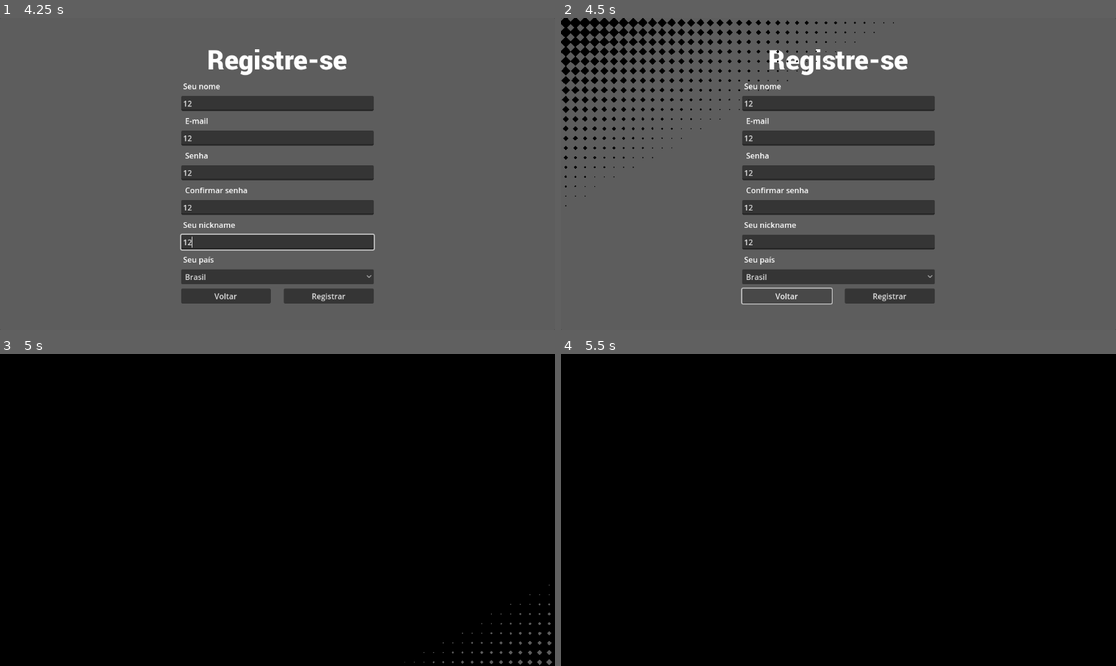
Above: before the commit, frames 1-4 (two rows, left to right).
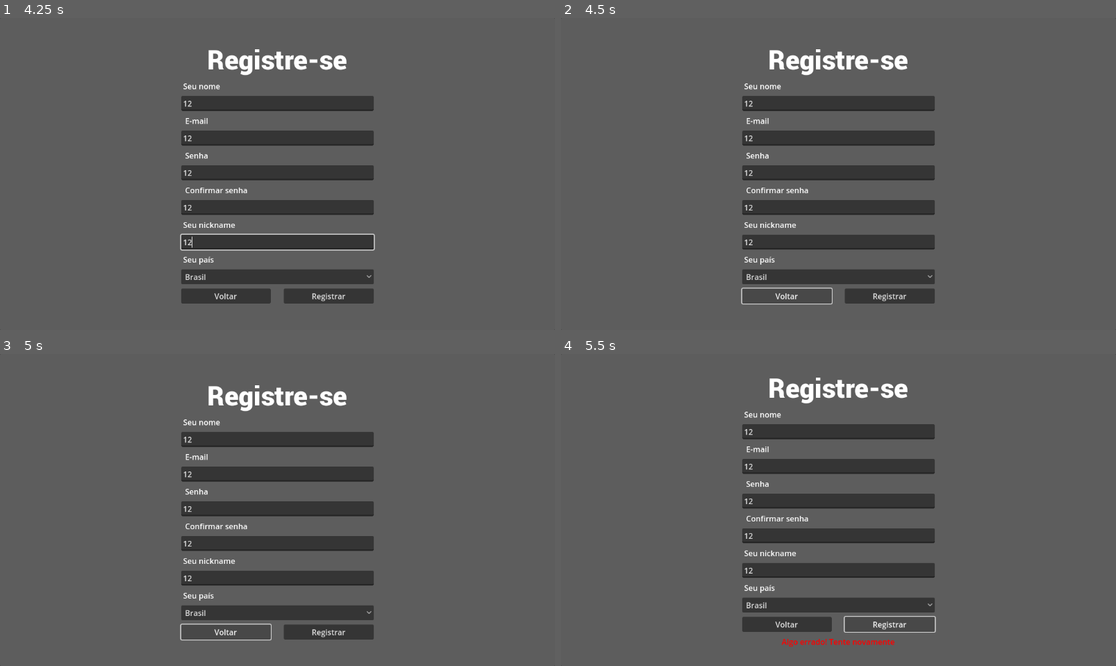
Above: after the commit, the same moments.

Repository: Jeday03/DCC060---Banco-de-Dados
Game: Godot game, scene res://Paginas/TelaLogin.tscn
Two runs of this game, one before a commit and one after it. Both use one fixed random seed, a clock stepped at 60 frames per second and the inputs below.
Inputs (mouse positions are in pixels of both pictures, inside the frame that each line leads up to):
- Up to frame 1 (4.25 s): click (277, 174) at 0.52 s; type "12" at 0.6 s; click (277, 208) at 0.75 s; type "12" at 0.83 s; click "Registrar" at 1.25 s; click "Entrar" at 2 s; click (277, 102) at 2.77 s; type "12" at 2.85 s; click (277, 139) at 3 s; type "12" at 3.08 s; click (277, 174) at 3.23 s; type "12" at 3.32 s; click (277, 208) at 3.52 s; type "12" at 3.6 s; click (277, 242) at 3.75 s; type "12" at 3.83 s
- Up to frame 2 (4.5 s): click "Voltar" at 4.25 s
- Up to frame 3 (5 s): no input
- Up to frame 4 (5.5 s): click "Registrar" at 5 s

Frame 1 is identical in both runs. In frame 2, 3.5% of the frame differs, in the area x 0-60%, y 0-61%; in frame 3, 100%; in frame 4, 100%, in the area x 0-100%, y 0-100%.

Commit message:
Carrinho de compras e amizade

Diff:
--- a/Frontend/steam-bd/Paginas/Aplicacao.tscn
+++ b/Frontend/steam-bd/Paginas/Aplicacao.tscn
@@ -7,6 +7,7 @@
 [ext_resource type="Script" uid="uid://cl5lpjhbq568d" path="res://Src/CarrinhoUI.gd" id="5_oynkd"]
 [ext_resource type="PackedScene" uid="uid://cenb451jnm8np" path="res://Paginas/Subpaginas/sistema_de_compra.tscn" id="6_54tox"]
 [ext_resource type="PackedScene" uid="uid://djftmrhmcn3hc" path="res://Paginas/Subpaginas/pagina_jogo.tscn" id="8_24qr2"]
+[ext_resource type="Script" uid="uid://bgn855iukrmv8" path="res://Src/PaginaAmigo.gd" id="8_oynkd"]
 
 [sub_resource type="StyleBoxFlat" id="StyleBoxFlat_4wtlq"]
 content_margin_left = 0.0
@@ -20,6 +21,18 @@
 corner_radius_bottom_left = 3
 corner_detail = 5
 
+[sub_resource type="StyleBoxFlat" id="StyleBoxFlat_24qr2"]
+content_margin_left = 0.0
+content_margin_top = 0.0
+content_margin_right = 0.0
+content_margin_bottom = 0.0
+bg_color = Color(0.09803922, 0.16470589, 0.22352941, 1)
+corner_radius_top_left = 3
+corner_radius_top_right = 3
+corner_radius_bottom_right = 3
+corner_radius_bottom_left = 3
+corner_detail = 5
+
 [node name="Control" type="Control"]
 layout_mode = 3
 anchors_preset = 15
@@ -143,6 +156,7 @@
 text = "Carrinho"
 
 [node name="SistemaDeCompra" parent="TabContainer/Loja" instance=ExtResource("6_54tox")]
+visible = false
 layout_mode = 1
 
 [node name="PaginaJogo" parent="TabContainer/Loja" instance=ExtResource("8_24qr2")]
@@ -168,7 +182,62 @@
 [node name="Amigos" type="Panel" parent="TabContainer/Perfil"]
 visible = false
 layout_mode = 2
+theme_override_styles/panel = SubResource("StyleBoxFlat_24qr2")
+script = ExtResource("8_oynkd")
 metadata/_tab_index = 2
+
+[node name="MarginContainer" type="MarginContainer" parent="TabContainer/Perfil/Amigos"]
+layout_mode = 1
+anchors_preset = 15
+anchor_right = 1.0
+anchor_bottom = 1.0
+grow_horizontal = 2
+grow_vertical = 2
+theme_override_constants/margin_left = 40
+theme_override_constants/margin_top = 40
+theme_override_constants/margin_right = 40
+theme_override_constants/margin_bottom = 40
+
+[node name="VBoxContainer" type="VBoxContainer" parent="TabContainer/Perfil/Amigos/MarginContainer"]
+layout_mode = 2
+theme_override_constants/separation = 18
+
+[node name="Control" type="Control" parent="TabContainer/Perfil/Amigos/MarginContainer/VBoxContainer"]
+custom_minimum_size = Vector2(0, 80)
+layout_mode = 2
+
+[node name="LineEdit" type="LineEdit" parent="TabContainer/Perfil/Amigos/MarginContainer/VBoxContainer/Control"]
+layout_mode = 1
+anchors_preset = 10
+anchor_right = 1.0
+offset_bottom = 31.0
+grow_horizontal = 2
+placeholder_text = "Escreva aqui o nickname do usuário"
+
+[node name="Button" type="Button" parent="TabContainer/Perfil/Amigos/MarginContainer/VBoxContainer/Control"]
+layout_mode = 1
+anchors_preset = 7
+anchor_left = 0.5
+anchor_top = 1.0
+anchor_right = 0.5
+anchor_bottom = 1.0
+offset_left = -4.0
+offset_top = -8.0
+offset_right = 4.0
+grow_horizontal = 2
+grow_vertical = 0
+text = "Adicionar amigo"
+
+[node name="ScrollContainer" type="ScrollContainer" parent="TabContainer/Perfil/Amigos/MarginContainer/VBoxContainer"]
+layout_mode = 2
+size_flags_vertical = 3
+
+[node name="VBoxContainer" type="VBoxContainer" parent="TabContainer/Perfil/Amigos/MarginContainer/VBoxContainer/ScrollContainer"]
+layout_mode = 2
+size_flags_horizontal = 3
+theme_override_constants/separation = 14
 
 [connection signal="draw" from="TabContainer/Loja/LojaPrincipal/PrincipalTab/Principal" to="TabContainer/Loja/LojaPrincipal/PrincipalTab/Principal" method="_on_draw"]
 [connection signal="draw" from="TabContainer/Loja/LojaPrincipal/PrincipalTab/Dos Amigos" to="TabContainer/Loja/LojaPrincipal/PrincipalTab/Dos Amigos" method="_on_draw"]
+[connection signal="pressed" from="TabContainer/Loja/LojaPrincipal/HBoxContainer/Button" to="TabContainer/Loja/LojaPrincipal/HBoxContainer" method="pagar_compra"]
+[connection signal="pressed" from="TabContainer/Perfil/Amigos/MarginContainer/VBoxContainer/Control/Button" to="TabContainer/Perfil/Amigos" method="adicionar_amigo_pressed"]
--- a/Frontend/steam-bd/Paginas/Subpaginas/sistema_de_compra.tscn
+++ b/Frontend/steam-bd/Paginas/Subpaginas/sistema_de_compra.tscn
@@ -47,6 +47,7 @@
 anchor_bottom = 1.0
 grow_horizontal = 2
 grow_vertical = 2
+script = ExtResource("1_78a7v")
 
 [node name="Panel" type="Panel" parent="."]
 layout_mode = 1
@@ -68,7 +69,6 @@
 theme_override_constants/margin_top = 20
 theme_override_constants/margin_right = 20
 theme_override_constants/margin_bottom = 20
-script = ExtResource("1_78a7v")
 
 [node name="HBoxContainer" type="HBoxContainer" parent="MarginContainer"]
 layout_mode = 2
@@ -143,3 +143,32 @@
 size_flags_horizontal = 4
 size_flags_vertical = 4
 text = "Finalizar Compra"
+
+[node name="Label3" type="Label" parent="MarginContainer/HBoxContainer/Panel2/VBoxContainer"]
+visible = false
+layout_mode = 2
+theme_override_colors/font_color = Color(0.26049995, 1, 0.13, 1)
+theme_override_fonts/font = ExtResource("1_d0inf")
+theme_override_font_sizes/font_size = 24
+text = "Compra finalizada"
+horizontal_alignment = 1
+
+[node name="Label4" type="Label" parent="MarginContainer/HBoxContainer/Panel2/VBoxContainer"]
+visible = false
+layout_mode = 2
+theme_override_colors/font_color = Color(1, 0.13, 0.13, 1)
+theme_override_fonts/font = ExtResource("1_d0inf")
+theme_override_font_sizes/font_size = 24
+text = "Tente novamente!"
+horizontal_alignment = 1
+
+[node name="Button2" type="Button" parent="MarginContainer/HBoxContainer/Panel2/VBoxContainer"]
+layout_mode = 2
+size_flags_horizontal = 4
+size_flags_vertical = 4
+text = "Voltar"
+
+[connection signal="pressed" from="MarginContainer/HBoxContainer/Panel2/VBoxContainer/Button" to="." method="terminar_compra_pressed"]
+[connection signal="pressed" from="MarginContainer/HBoxContainer/Panel2/VBoxContainer/Button" to="MarginContainer" method="terminar_compra_pressed"]
+[connection signal="pressed" from="MarginContainer/HBoxContainer/Panel2/VBoxContainer/Button2" to="." method="voltar_pressed"]
+[connection signal="pressed" from="MarginContainer/HBoxContainer/Panel2/VBoxContainer/Button2" to="MarginContainer" method="voltar_pressed"]
--- /dev/null
+++ b/Frontend/steam-bd/Prefabs/panel_amigo.tscn
@@ -0,0 +1,33 @@
+[gd_scene load_steps=3 format=3 uid="uid://bh6045w6hindy"]
+
+[ext_resource type="Script" uid="uid://b6ch1eukpq003" path="res://Src/PanelAmigo.gd" id="1_j2cru"]
+
+[sub_resource type="StyleBoxFlat" id="StyleBoxFlat_54tox"]
+content_margin_left = 0.0
+content_margin_top = 0.0
+content_margin_right = 0.0
+content_margin_bottom = 0.0
+bg_color = Color(0.84, 0.84, 0.84, 0.6)
+corner_radius_top_left = 3
+corner_radius_top_right = 3
+corner_radius_bottom_right = 3
+corner_radius_bottom_left = 3
+corner_detail = 5
+
+[node name="PanelAmigo" type="Panel"]
+custom_minimum_size = Vector2(0, 69)
+offset_right = 579.0
+offset_bottom = 69.0
+theme_override_styles/panel = SubResource("StyleBoxFlat_54tox")
+script = ExtResource("1_j2cru")
+
+[node name="Label" type="Label" parent="."]
+layout_mode = 1
+anchors_preset = 15
+anchor_right = 1.0
+anchor_bottom = 1.0
+grow_horizontal = 2
+grow_vertical = 2
+text = "fdafdaf"
+horizontal_alignment = 1
+vertical_alignment = 1
--- a/Frontend/steam-bd/Src/CarrinhoCompras.gd
+++ b/Frontend/steam-bd/Src/CarrinhoCompras.gd
@@ -10,7 +10,9 @@
 
 func remover(id):
 	listaIds.erase(id)
+	alterouLista.emit(listaIds.size())
+
 
 func finalizarCompra():
-
-	pass
+	listaIds.clear()
+	alterouLista.emit(0)
--- a/Frontend/steam-bd/Src/CarrinhoUI.gd
+++ b/Frontend/steam-bd/Src/CarrinhoUI.gd
@@ -1,9 +1,13 @@
 extends HBoxContainer
 
 @onready var label: Label = $Label
+@onready var sistema_de_compra: SistemaDeCompra = $"../../SistemaDeCompra"
 
 func _ready() -> void:
 	CarrinhoCompras.alterouLista.connect(atualizaLabel)
 
 func atualizaLabel(valor : int):
 	label.text = str(valor) + " itens"
+
+func pagar_compra() -> void:
+	sistema_de_compra.abrir()
--- /dev/null
+++ b/Frontend/steam-bd/Src/PaginaAmigo.gd
@@ -0,0 +1,32 @@
+extends Panel
+
+@onready var amigoContainer: VBoxContainer = $MarginContainer/VBoxContainer/ScrollContainer/VBoxContainer
+const PANEL_AMIGO = preload("uid://bh6045w6hindy")
+@onready var line_nickname: LineEdit = $MarginContainer/VBoxContainer/Control/LineEdit
+
+var carregado = false
+
+func _draw() -> void:
+	if carregado: return
+	carregado = true
+	var url = Controller.url + "/users/" + str(Controller.id_usuario) + "/friends"
+	NetworkManager.make_request(url, drawAmigos, HTTPClient.METHOD_GET, [], '')
+
+func drawAmigos(result, code, headers, body):
+	var data = NetworkManager.returnData(body)
+	for a in data:
+		var p : PanelAmigo = PANEL_AMIGO.instantiate() as PanelAmigo
+		amigoContainer.add_child(p)
+		p.setup(a['nickname'])
+
+func adicionar_amigo_pressed() -> void:
+	var body = {
+		"nickname": line_nickname.text
+	}
+	var url = Controller.url + "/users/" + str(Controller.id_usuario) + "/friends"
+	NetworkManager.make_request(url, adicionouAmigo, HTTPClient.METHOD_POST, ["Content-Type: application/json"], JSON.stringify(body))
+
+func adicionouAmigo(result, code, headers, body):
+	if code == 201:
+		var url = Controller.url + "/users/" + str(Controller.id_usuario) + "/friends"
+		NetworkManager.make_request(url, drawAmigos, HTTPClient.METHOD_GET, [], '')
--- /dev/null
+++ b/Frontend/steam-bd/Src/PanelAmigo.gd
@@ -0,0 +1,10 @@
+extends Panel
+class_name PanelAmigo
+
+@onready var label: Label = $Label
+
+func setup(nomeAmigo):
+	if not label:
+		print("Não achei o label")
+		return
+	label.text = nomeAmigo
--- a/Frontend/steam-bd/Src/PanelCompraJogo.gd
+++ b/Frontend/steam-bd/Src/PanelCompraJogo.gd
@@ -6,11 +6,14 @@
 @onready var precoLabel: Label = $HBoxContainer2/Label
 
 func setup(data):
+	print(data)
+	'''
 	id_jogo = data['id_jogo']
 	titulo.text = data['titulo']
 	var precoAtual = Controller.cambio * float(data['preco_dolar'])
 	precoAtual = snapped(precoAtual, 0.01)
 	precoLabel.text = Controller.simbolo_montario + " " + str(precoAtual)
+	'''
 
 func _on_button_pressed() -> void:
 	CarrinhoCompras.remover(id_jogo)
--- a/Frontend/steam-bd/Src/SistemaCompra.gd
+++ b/Frontend/steam-bd/Src/SistemaCompra.gd
@@ -1,22 +1,51 @@
-extends MarginContainer
+extends Control
+class_name SistemaDeCompra
 
-@onready var container: VBoxContainer = $HBoxContainer/Panel/VBoxContainer/MarginContainer/ScrollContainer/VBoxContainer
-@onready var precoTotalLabel: Label = $HBoxContainer/Panel/VBoxContainer/Label2
 const PANEL_COMPRA_JOGO = preload("uid://c8aplugm1rl8w")
+
+@onready var container: VBoxContainer = $MarginContainer/HBoxContainer/Panel/VBoxContainer/MarginContainer/ScrollContainer/VBoxContainer
+
+@onready var precoTotalLabel: Label = $MarginContainer/HBoxContainer/Panel/VBoxContainer/Label2
+@onready var compraFinalizada: Label = $MarginContainer/HBoxContainer/Panel2/VBoxContainer/Label3
+@onready var tenteNovamente: Label = $MarginContainer/HBoxContainer/Panel2/VBoxContainer/Label4
 
 var total : float = 0
 
 func abrir():
-	var url = Controller.url + "/games/bulk?="
+	visible = true
+	var url = Controller.url + "/games/bulk?ids="
 	for i in CarrinhoCompras.listaIds:
 		url += str(i) + ","
+	url = url.left(url.length() - 1)
 	NetworkManager.make_request(url, callbackAbrir, HTTPClient.METHOD_GET, [], '')
 
 func callbackAbrir(result, code, headers, body):
 	var data = NetworkManager.returnData(body)
-	for d in data:
+	for d in data['games']:
 		var p : PanelCompraJogo = PANEL_COMPRA_JOGO.instantiate() as PanelCompraJogo
 		container.add_child(p)
 		p.setup(d)
-		total += snapped(d['preco_dolar'] * Controller.cambio, 0.01)
+		#total += snapped(d['preco_dolar'] * Controller.cambio, 0.01)
 	precoTotalLabel.text = "Preço total: " + Controller.simbolo_montario + " " + str(total)
+
+func terminar_compra_pressed() -> void:
+	var url = Controller.url + "/users/" + str(Controller.id_usuario) + "/games/bulk"
+	var body = {
+		"jogos": CarrinhoCompras.listaIds
+	}
+	print(JSON.stringify(body))
+	NetworkManager.make_request(url, callback_finalizar, HTTPClient.METHOD_POST, ["Content-Type: application/json"],JSON.stringify(body))
+
+func callback_finalizar(result, code, headers, body):
+	if code == 201:
+		compraFinalizada.visible = true
+		tenteNovamente.visible = false
+	else:
+		tenteNovamente.visible = true
+
+func voltar_pressed() -> void:
+	compraFinalizada.visible = false
+	tenteNovamente.visible = false
+	visible = false
+	for child in container.get_children():
+		child.queue_free()
--- a/Frontend/steam-bd/Src/TelaRegistro.gd
+++ b/Frontend/steam-bd/Src/TelaRegistro.gd
@@ -13,8 +13,11 @@
 
 const url = "http://127.0.0.1:5000/users"
 
+func _ready() -> void:
+	print("Tela login eh ", TELA_LOGIN)
+
 func voltar_pressed() -> void:
-	SceneController.changeSceneTo(TELA_LOGIN)
+	get_tree().change_scene_to_packed(TELA_LOGIN)
 
 func cadastro_pressed() -> void:
 	boa_mensagem.visible = false
@@ -40,6 +43,6 @@
 		boa_mensagem.visible = true
 		var clock = get_tree().create_timer(1)
 		await clock.timeout
-		SceneController.changeSceneTo(TELA_LOGIN)
+		SceneController.changeSceneTo(TELA_LOGIN, "Diamond", "Diamond")
 	else:
 		ruim_mensagem.visible = true
Not shown: 1 places in Frontend/steam-bd/Paginas/Aplicacao.tscn that only renumber resources
Not shown, added: Frontend/steam-bd/Src/PaginaAmigo.gd.uid
Not shown, added: Frontend/steam-bd/Src/PanelAmigo.gd.uid
Not shown, changed: app.py
